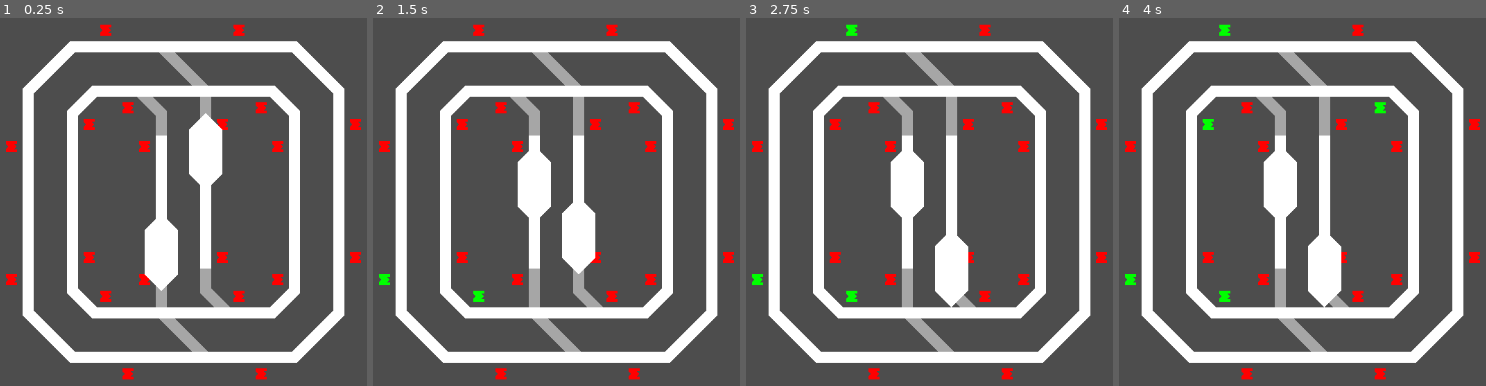
Above: before the commit, frames 1-4 (left to right).
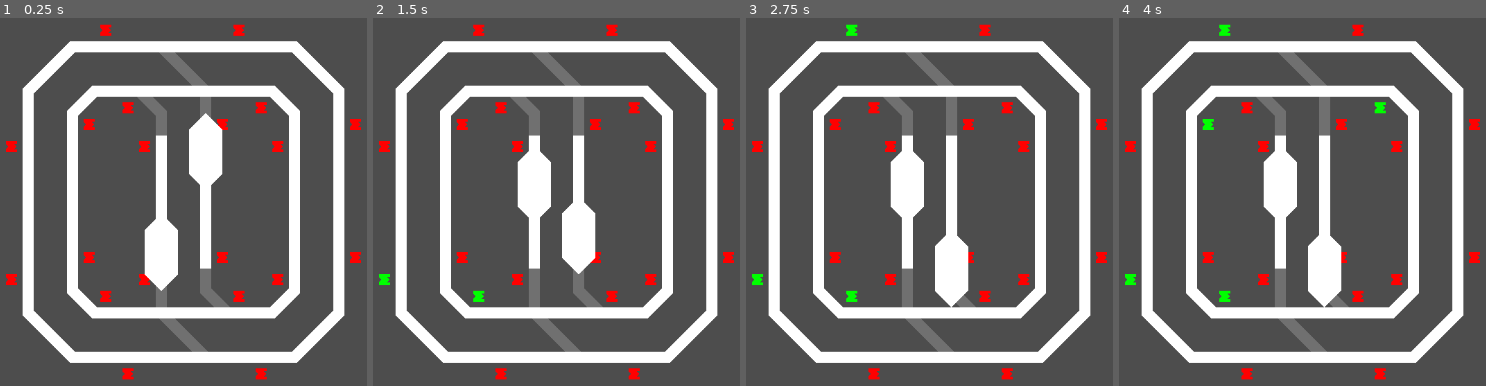
Above: after the commit, the same moments.

Repository: TurbogamesDev/signal-flow
Game: Godot game, scene res://Assets/Scenes/main.tscn
Same seed, same stepped clock (60 frames per second), same inputs: the game is played once before the commit and once after it.
Inputs (mouse positions are in pixels of both pictures, inside the frame that each line leads up to):
- Up to frame 1 (0.25 s): no input
- Up to frame 2 (1.5 s): move the mouse to (384, 279) at 0.52 s; click (384, 279) at 0.67 s; move the mouse to (479, 297) at 1.27 s; click (479, 297) at 1.42 s
- Up to frame 3 (2.75 s): move the mouse to (852, 29) at 2.02 s; click (852, 29) at 2.17 s
- Up to frame 4 (4 s): tap Enter at 2.75 s; move the mouse to (1207, 124) at 2.77 s; click (1207, 124) at 2.92 s; tap Space at 3.5 s; move the mouse to (1379, 106) at 3.52 s; click (1379, 106) at 3.67 s

The runs differ from the first frame. In frame 1, 1.9% of the frame differs, in the area x 37-63%, y 9-91%; in frame 2, 2.2%; in frame 3, 1.9%; in frame 4, 1.9%.
Error in both runs: Invalid access to property or key 'name' on a base object of type 'Nil'. (res://Assets/Scripts/train.gd:31)

Commit message:
Changed colours and transparency to better visualise layered track_pieces

Diff:
--- a/Assets/Scenes/train_track_piece.tscn
+++ b/Assets/Scenes/train_track_piece.tscn
@@ -4,7 +4,7 @@
 [ext_resource type="Script" uid="uid://2f8j5l84eel3" path="res://Assets/Scripts/signal_sensor.gd" id="2_g0v68"]
 
 [sub_resource type="Gradient" id="Gradient_mohwo"]
-colors = PackedColorArray(0.51367754, 0.99999994, 0.48175043, 1, 1, 0.48000002, 0.48000002, 1)
+colors = PackedColorArray(0.51367754, 0.99999994, 0.48175043, 1, 1, 0.48000002, 0.48000002, 0.33333334)
 
 [sub_resource type="Curve2D" id="Curve2D_mohwo"]
 resource_local_to_scene = true
--- a/Assets/Scripts/base_train_track_segment.gd
+++ b/Assets/Scripts/base_train_track_segment.gd
@@ -12,7 +12,7 @@
 const HIDDEN_Z_INDEX = -10
 const SHOWN_Z_INDEX = 0
 
-const HIDDEN_ALPHA_VALUE = 0.5
+const HIDDEN_ALPHA_VALUE = 0.2
 
 func hideSegment():
     for train_track_piece in trainTrackPieces:
